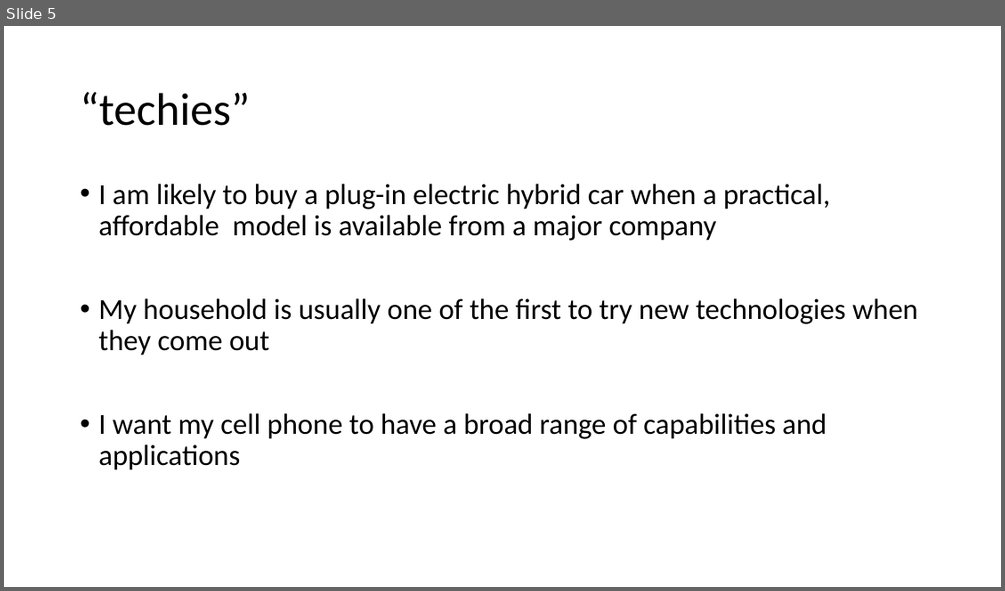
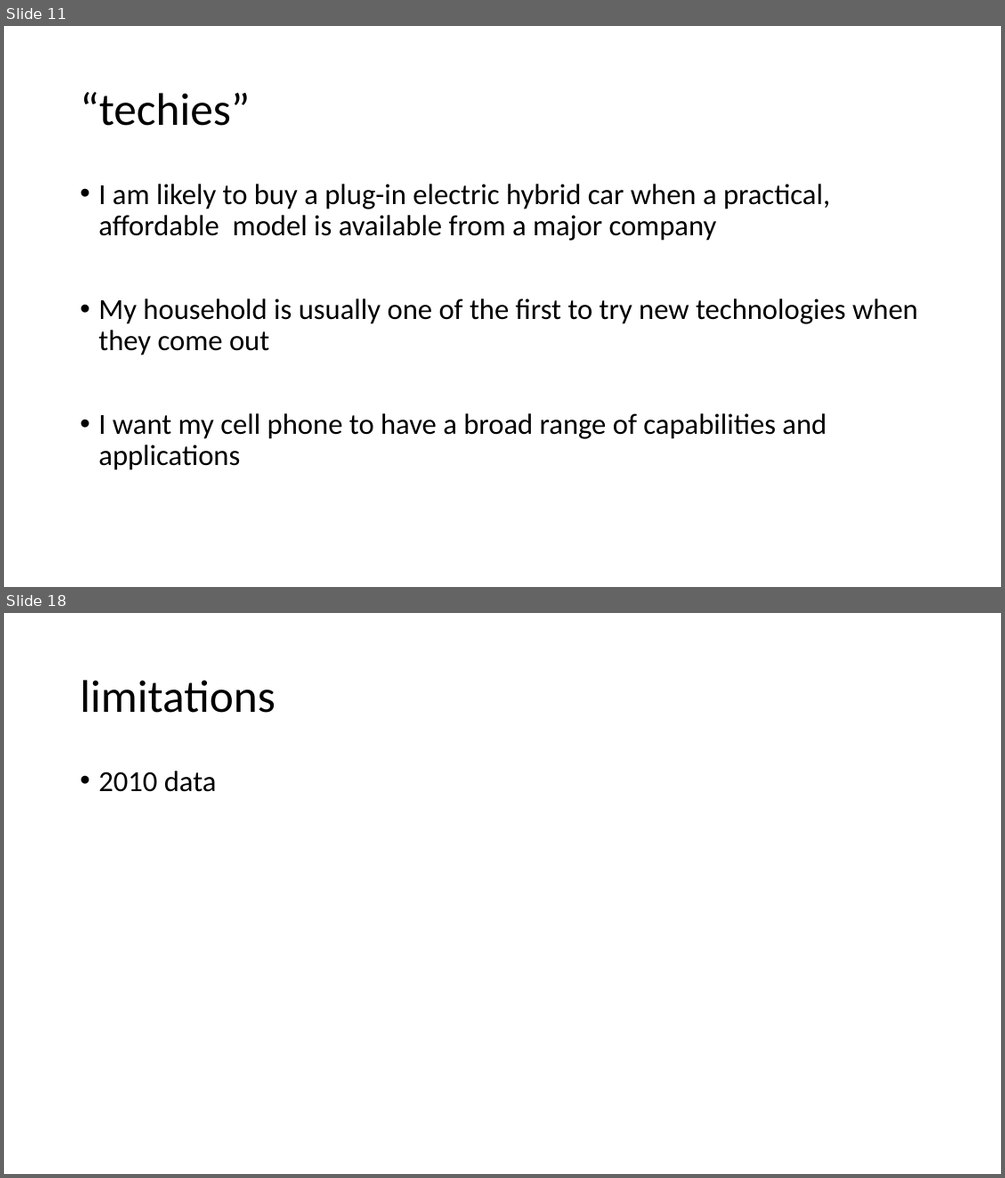
Before and after one commit to evanej/project-1, a slide deck: PPT Draft.pptx. Shown one above the other, each under a label of ours: slide 5 before the commit, slides 11 and 18 after it; the slides between them are not shown. The pictures are 1005x591 and 1005x1178 pixels, drawn with LibreOffice and Linux fonts; fonts in the diff are those of the drawing. Boxes give left, top, right and bottom in pixels: in the first picture for what was removed or moved away, otherwise in the second. Text is boxed around its words. In the diff, an @@ line names an element or a change of style, - is before the commit and + after.

```diff
--- a/PPT Draft.pptx
+++ b/PPT Draft.pptx
@@ slide 18 added at bbox=[4, 613, 1001, 1174], background #FFFFFF @@
@@ title added at bbox=[80, 680, 275, 713], 44 pt, text #000000 @@
+limitations
@@ text added at bbox=[98, 771, 217, 792], 28 pt, text #000000 @@
+• 2010 data
@@ what was slide 5 is now slide 11 @@
```
Also in this commit, not shown: 12 other slides added.
